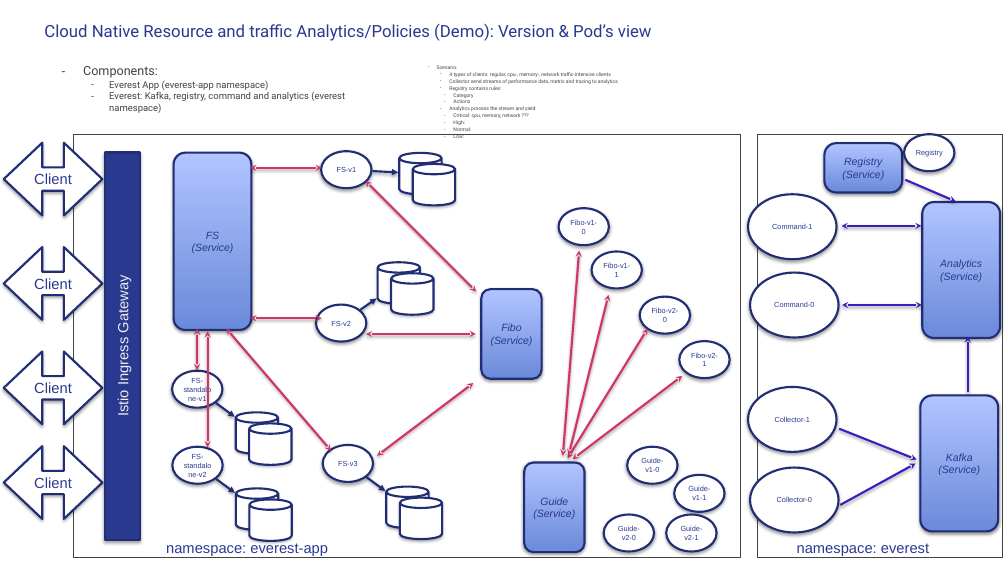
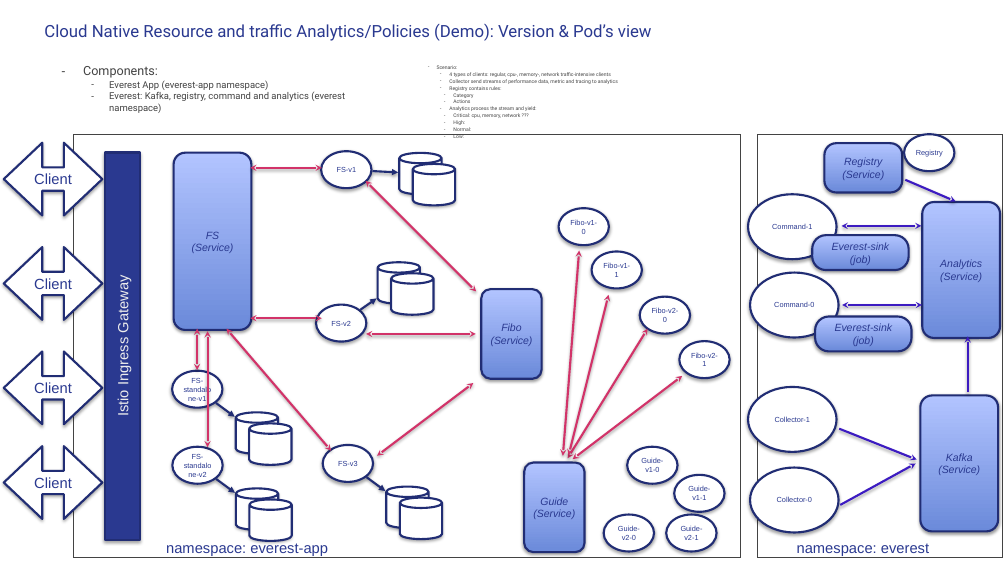
Before and after one commit to adhocmaster/everest, a slide deck: slide 8 of docs/Everest(intelligent_traffic_steering).pptx. Drawn at 1008x567 pixels with LibreOffice and Linux fonts; fonts in the diff are those of the drawing. Boxes give left, top, right and bottom in pixels: in the first picture for what was removed or moved away, otherwise in the second. Text is boxed around its words. In the diff, an @@ line names an element or a change of style, - is before the commit and + after.

Commit message:
- Bug Fixes on analytics docs

```diff
--- a/docs/Everest(intelligent_traffic_steering).pptx
+++ b/docs/Everest(intelligent_traffic_steering).pptx
@@ rounded rectangle added at (812,235,909,270), fill gradient #6B8ADA to #B2C4FF, outline #212D74 2 pt, 10 pt, text #2A3990, italic @@
+Everest-sink
+(job)
@@ rounded rectangle added at (815,317,912,352), fill gradient #6B8ADA to #B2C4FF, outline #212D74 2 pt, 10 pt, text #2A3990, italic @@
+Everest-sink
+(job)
```
